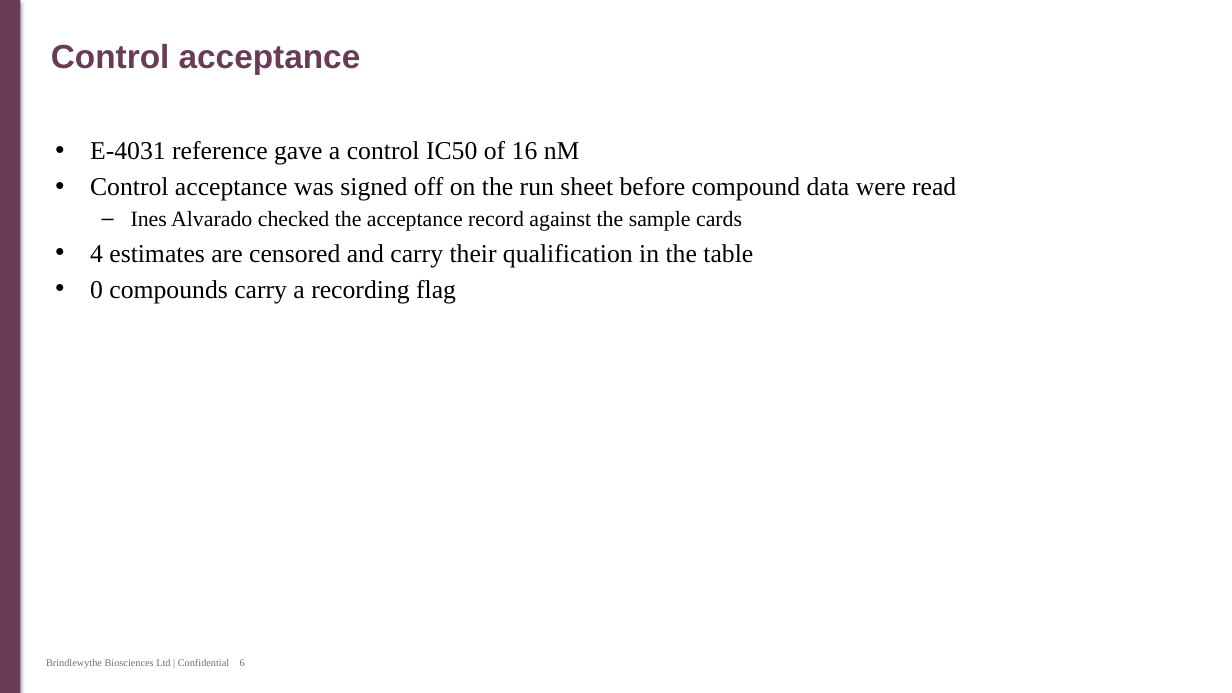
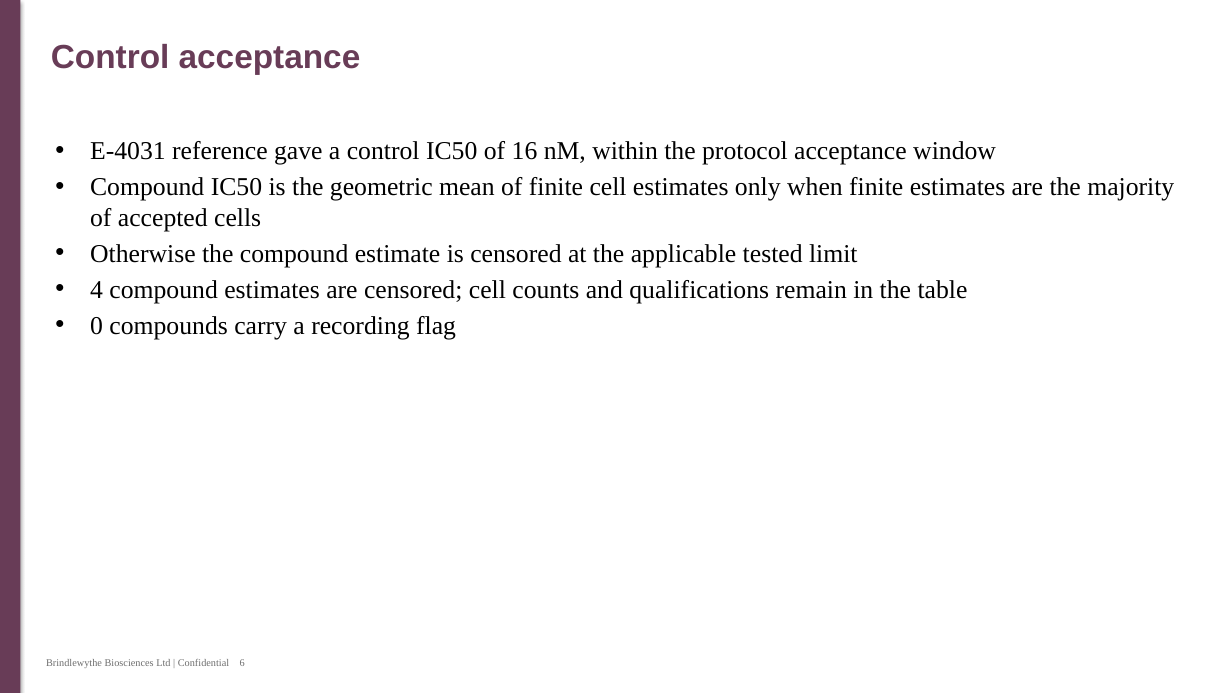
Before and after one commit to 60xAI/portco-mock-dataset, a slide deck: slide 6 of output/archive/Archive/Users/mellerscombe_old_laptop/Studies/BW18_0225/BW18_0225_hERG_CLIENT_v3_FINAL_final.pptx. Drawn at 1232x693 pixels with LibreOffice and Linux fonts; fonts in the diff are those of the drawing. Boxes give left, top, right and bottom in pixels: in the first picture for what was removed or moved away, otherwise in the second. Text is boxed around its words. In the diff, an @@ line names an element or a change of style, - is before the commit and + after.

```diff
--- a/output/archive/Archive/Users/mellerscombe_old_laptop/Studies/BW18_0225/BW18_0225_hERG_CLIENT_v3_FINAL_final.pptx
+++ b/output/archive/Archive/Users/mellerscombe_old_laptop/Studies/BW18_0225/BW18_0225_hERG_CLIENT_v3_FINAL_final.pptx
@@ text at bbox=[90, 141, 1174, 303]: text changed @@
-• E-4031 reference gave a control IC50 of 16 nM
-• Control acceptance was signed off on the run sheet before compound data were read
-  – Ines Alvarado checked the acceptance record against the sample cards
-• 4 estimates are censored and carry their qualification in the table
+• E-4031 reference gave a control IC50 of 16 nM, within the protocol acceptance window
+• Compound IC50 is the geometric mean of finite cell estimates only when finite estimates are the majority of accepted cells
+• Otherwise the compound estimate is censored at the applicable tested limit
+• 4 compound estimates are censored; cell counts and qualifications remain in the table
```
Also in this commit, not shown: 4 other slides changed, 1 other file.
